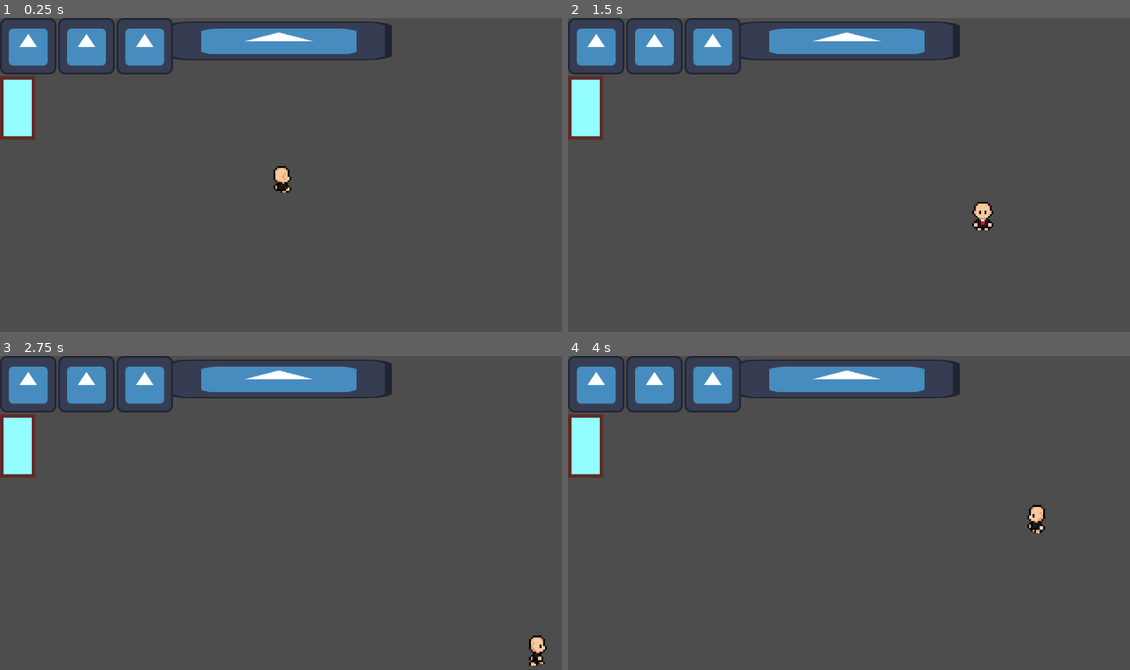
Above: before the commit, frames 1-4 (two rows, left to right).
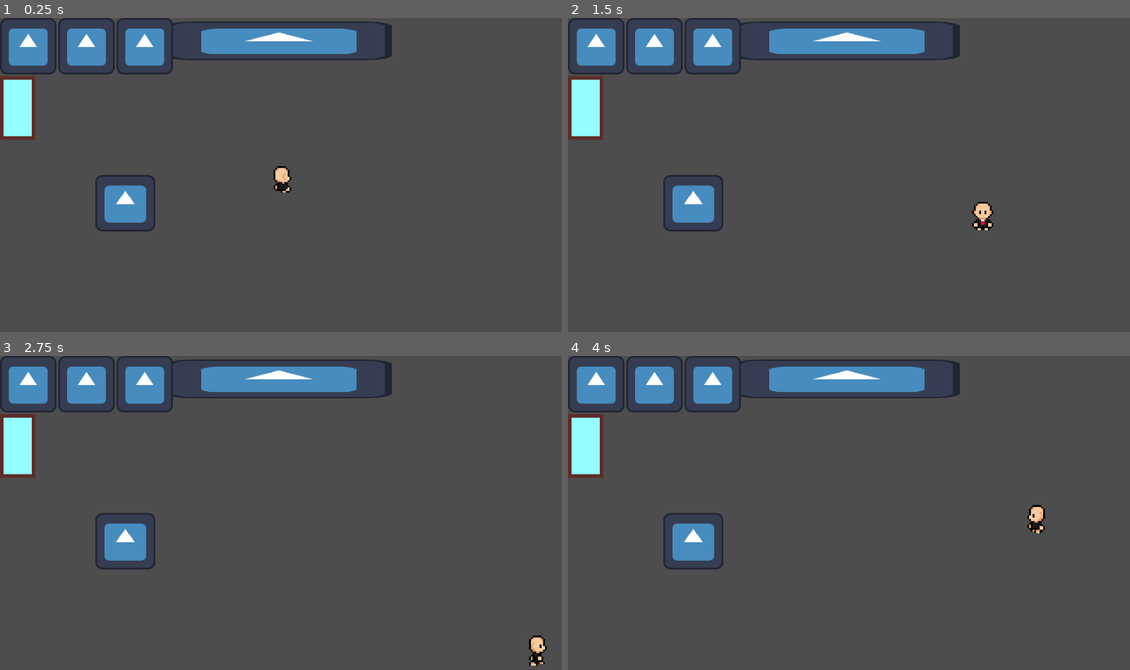
Above: after the commit, the same moments.

Repository: SpicyTime/JamsepticeyeGame
Game: Godot game, scene res://main/main.tscn
Two runs of this game, one before a commit and one after it. Both use one fixed random seed, a clock stepped at 60 frames per second and the inputs below. The engine's default icon, where the game draws it, is replaced by a stand-in: a white triangle on a blue panel in a dark square.
Inputs:
- Up to frame 1 (0.25 s): no input
- Up to frame 2 (1.5 s): tap Enter at 0.5 s; hold D (move_right) 0.53-1.28 s; tap Z (activate_ability) at 0.6, 1.35 s; hold S (move_down) from 1.28 s (still down)
- Up to frame 3 (2.75 s): release S (move_down) at 2.03 s; hold D (move_right) from 2.03 s (still down); tap Z (activate_ability) at 2.1 s
- Up to frame 4 (4 s): release D (move_right) at 2.78 s; hold W (move_up) 2.78-3.53 s; tap Z (activate_ability) at 2.85, 3.6 s; hold A (move_left) from 3.53 s (still down)

The runs differ from the first frame. In frame 1, 1.1% of the frame differs, in the area x 16-28%, y 50-68%; in frame 2, 1.1%; in frame 3, 1.1%; in frame 4, 1.1%.

Commit message:
Added keys

Diff:
--- a/interactables/interactable.gd
+++ b/interactables/interactable.gd
@@ -11,13 +11,11 @@
 func _on_body_entered(body: Node2D) -> void:
 	if body is Player:
 		get_parent().add_to_group("Current Interactables")
-		print("Interactable Entered")
 
 
 func _on_body_exited(body: Node2D) -> void:
 	if body is Player:
 		get_parent().remove_from_group("Current Interactables")
-		print("Interactable Exited")
 
 
 func _on_interact(actor: Node2D, player: Player) -> void:
--- /dev/null
+++ b/interactables/item_hiders/item_hider.gd
@@ -0,0 +1,20 @@
+extends Node2D
+@export var item: Node2D = null
+var item_revealed: bool = false
+var reveal_mana_cost: int = 15
+func _ready() -> void:
+	SignalManager.swapped_live_mode.connect(func(alive):
+		if alive and not item_revealed:
+			item.visible = false
+		else:
+			item.visible = true
+		)
+func handle_interact(player: Player) -> void:
+	if not item_revealed:
+		item_revealed = true
+		if item.has_method("enable_pickup"):
+			item.enable_pickup()
+		item.reparent(get_parent())
+		item.visible = true
+		player.consume_mana(reveal_mana_cost)
+		queue_free()
--- /dev/null
+++ b/interactables/item_hiders/item_hider.tscn
@@ -0,0 +1,28 @@
+[gd_scene load_steps=6 format=3 uid="uid://opdk7y15pi63"]
+
+[ext_resource type="PackedScene" uid="uid://drded2eq1e03t" path="res://interactables/interactable.tscn" id="1_8n51w"]
+[ext_resource type="Script" uid="uid://chgvfhur6i012" path="res://interactables/item_hiders/item_hider.gd" id="1_q5rj0"]
+[ext_resource type="Texture2D" uid="uid://dwdba0j101xbf" path="res://icon.svg" id="2_d5u82"]
+
+[sub_resource type="RectangleShape2D" id="RectangleShape2D_hlnji"]
+size = Vector2(34, 34)
+
+[sub_resource type="RectangleShape2D" id="RectangleShape2D_d5u82"]
+size = Vector2(30, 28)
+
+[node name="ItemHider" type="StaticBody2D"]
+script = ExtResource("1_q5rj0")
+
+[node name="Sprite2D" type="Sprite2D" parent="."]
+scale = Vector2(0.265625, 0.25)
+texture = ExtResource("2_d5u82")
+
+[node name="Interactable" parent="." instance=ExtResource("1_8n51w")]
+
+[node name="Area2D" type="Area2D" parent="Interactable"]
+
+[node name="CollisionShape2D" type="CollisionShape2D" parent="Interactable/Area2D"]
+shape = SubResource("RectangleShape2D_hlnji")
+
+[node name="CollisionShape2D" type="CollisionShape2D" parent="."]
+shape = SubResource("RectangleShape2D_d5u82")
--- /dev/null
+++ b/interactables/item_hiders/key.gd
@@ -0,0 +1,10 @@
+extends Node2D
+func handle_interact(player: Player) -> void:
+	print("Handling interact")
+	player.has_key = true
+	queue_free()
+
+
+func enable_pickup() -> void:
+	$Interactable/Area2D/CollisionShape2D.disabled = false
+	print("Enabling Pickup")
--- /dev/null
+++ b/interactables/item_hiders/key.tscn
@@ -0,0 +1,24 @@
+[gd_scene load_steps=5 format=3 uid="uid://dkrs3d4fhbpap"]
+
+[ext_resource type="Script" uid="uid://b4v8v63xj642u" path="res://interactables/item_hiders/key.gd" id="1_7qjeo"]
+[ext_resource type="PackedScene" uid="uid://drded2eq1e03t" path="res://interactables/interactable.tscn" id="1_tpqlt"]
+[ext_resource type="Texture2D" uid="uid://dwdba0j101xbf" path="res://icon.svg" id="2_agpk8"]
+
+[sub_resource type="RectangleShape2D" id="RectangleShape2D_7qjeo"]
+size = Vector2(4, 6)
+
+[node name="Key" type="Node2D"]
+visible = false
+script = ExtResource("1_7qjeo")
+
+[node name="Sprite2D" type="Sprite2D" parent="."]
+scale = Vector2(0.03125, 0.046875)
+texture = ExtResource("2_agpk8")
+
+[node name="Interactable" parent="." instance=ExtResource("1_tpqlt")]
+
+[node name="Area2D" type="Area2D" parent="Interactable"]
+
+[node name="CollisionShape2D" type="CollisionShape2D" parent="Interactable/Area2D"]
+shape = SubResource("RectangleShape2D_7qjeo")
+disabled = true
--- a/level_system/exit_door.gd
+++ b/level_system/exit_door.gd
@@ -1,4 +1,17 @@
 extends StaticBody2D
+@export var requires_key: bool = false
+func _ready() -> void:
+	# Change Sprite based on key requirement
+	pass
 
-func handle_interact() -> void:
-	SignalManager.level_complete.emit()
+
+func handle_interact(player: Player) -> void:
+	if requires_key:
+		if player.has_key:
+			# Play animation
+			# Make the signal play after animation
+			SignalManager.level_complete.emit()
+	else:
+		# Play animation
+		# Make the signal play after animation
+		SignalManager.level_complete.emit()
--- a/level_system/levels/level_1.tscn
+++ b/level_system/levels/level_1.tscn
@@ -1,9 +1,17 @@
-[gd_scene load_steps=3 format=3 uid="uid://dmg45a0nmnduf"]
+[gd_scene load_steps=5 format=3 uid="uid://dmg45a0nmnduf"]
 
 [ext_resource type="PackedScene" uid="uid://bvbvhue2xvy1t" path="res://level_system/base_level.tscn" id="1_8to65"]
 [ext_resource type="PackedScene" uid="uid://dgc5nberyiet0" path="res://interactables/traps/spike_trap.tscn" id="2_1clyw"]
+[ext_resource type="PackedScene" uid="uid://opdk7y15pi63" path="res://interactables/item_hiders/item_hider.tscn" id="3_crh3p"]
+[ext_resource type="PackedScene" uid="uid://dkrs3d4fhbpap" path="res://interactables/item_hiders/key.tscn" id="4_i8hnj"]
 
 [node name="Level1" instance=ExtResource("1_8to65")]
 
 [node name="SpikeTrap" parent="Traps" index="0" instance=ExtResource("2_1clyw")]
 position = Vector2(-18, -8)
+
+[node name="ItemHider" parent="." index="6" node_paths=PackedStringArray("item") instance=ExtResource("3_crh3p")]
+position = Vector2(-89, 14)
+item = NodePath("Key")
+
+[node name="Key" parent="ItemHider" index="2" instance=ExtResource("4_i8hnj")]
--- a/player/player.gd
+++ b/player/player.gd
@@ -10,7 +10,7 @@
 var current_mana: int = max_mana
 var mana_drain: float = 0.01
 var body_position: Vector2 = Vector2.ZERO
-var prev_animation_path: String = ""
+var has_key: bool = false
 @onready var mana_drain_timer: Timer = $ManaDrainTimer
 
 func _ready() -> void:
--- a/player/player.tscn
+++ b/player/player.tscn
@@ -515,6 +515,7 @@
 height = 16.0
 
 [node name="Player" type="CharacterBody2D"]
+z_index = 10
 motion_mode = 1
 script = ExtResource("1_rkbax")
 
